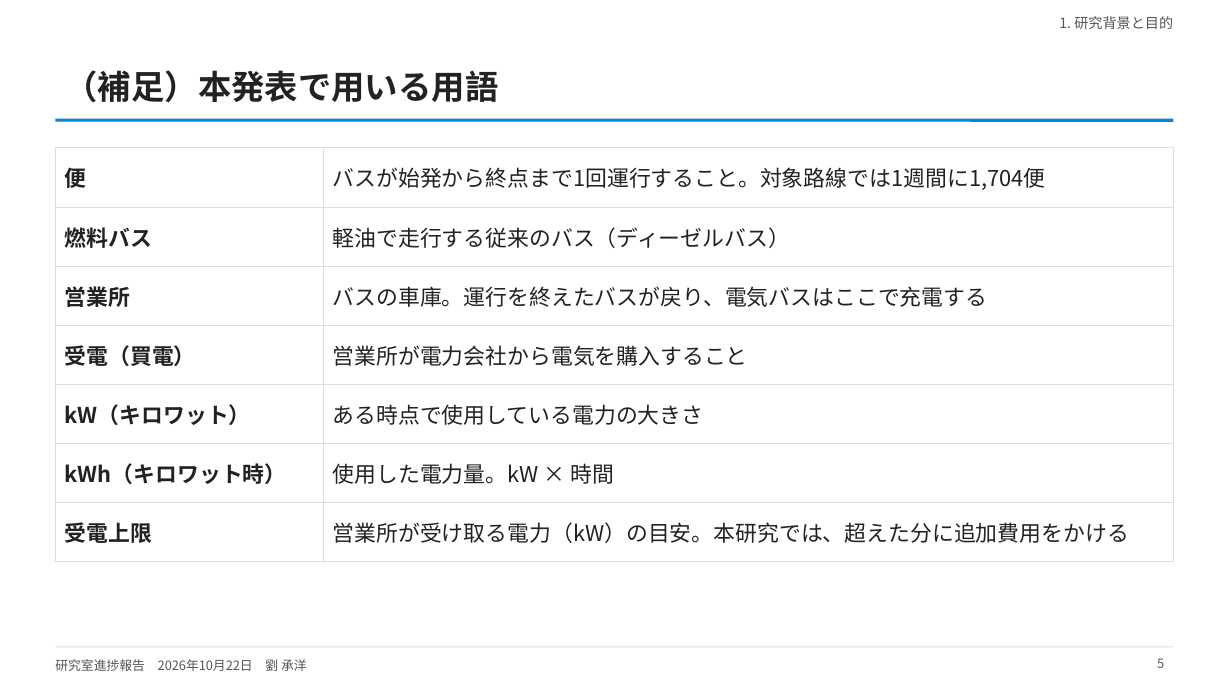
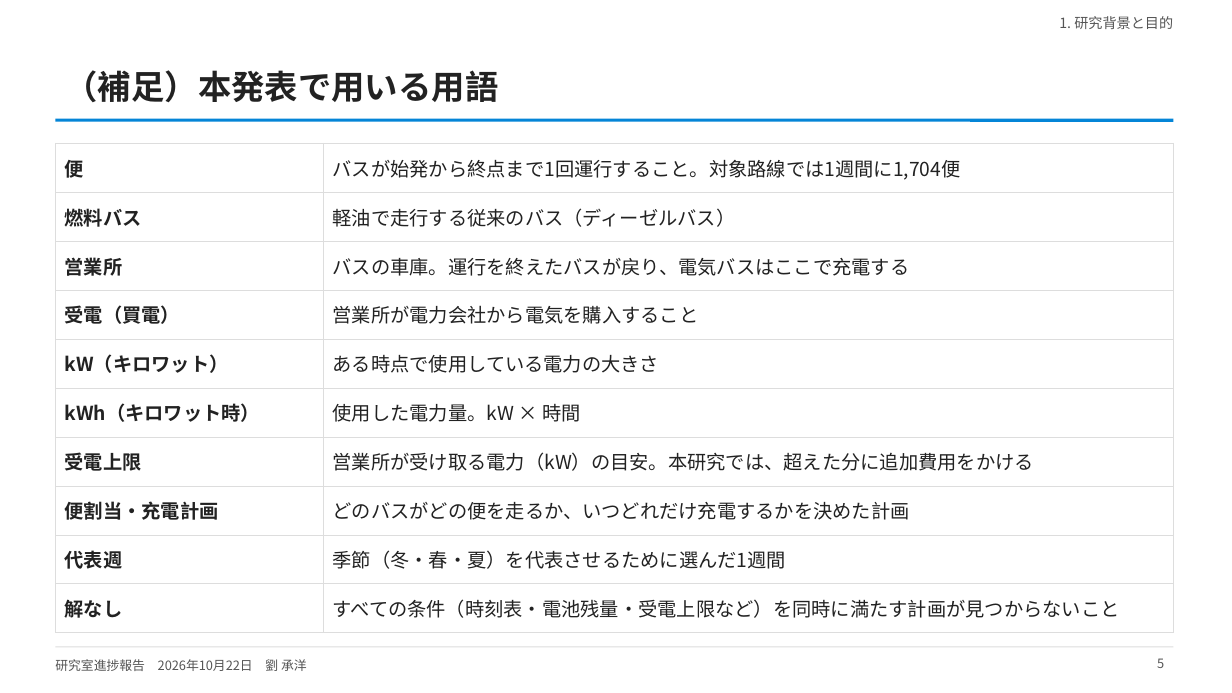
Before and after one commit to CYLIU2003/master-course, a slide deck: slide 5 of outcome/2026-10-22_lab_progress/lab_progress_20261022.pptx. Drawn at 1232x693 pixels with LibreOffice and Linux fonts; fonts in the diff are those of the drawing. Boxes give left, top, right and bottom in pixels: in the first picture for what was removed or moved away, otherwise in the second. Text is boxed around its words. In the diff, an @@ line names an element or a change of style, - is before the commit and + after.

```diff
--- a/outcome/2026-10-22_lab_progress/lab_progress_20261022.pptx
+++ b/outcome/2026-10-22_lab_progress/lab_progress_20261022.pptx
@@ table at bbox=[55, 143, 1174, 622] @@
+row 8: 便割当・充電計画 | どのバスがどの便を走るか、いつどれだけ充電するかを決めた計画
+row 9: 代表週 | 季節（冬・春・夏）を代表させるために選んだ1週間
+row 10: 解なし | すべての条件（時刻表・電池残量・受電上限など）を同時に満たす計画が見つからないこと
@@ table: place and size @@
-table at bbox=[55, 148, 1174, 547]
+table at bbox=[55, 143, 1174, 622]
```
Also in this commit, not shown: 8 other slides changed, 1 slide added, 2 other files.
